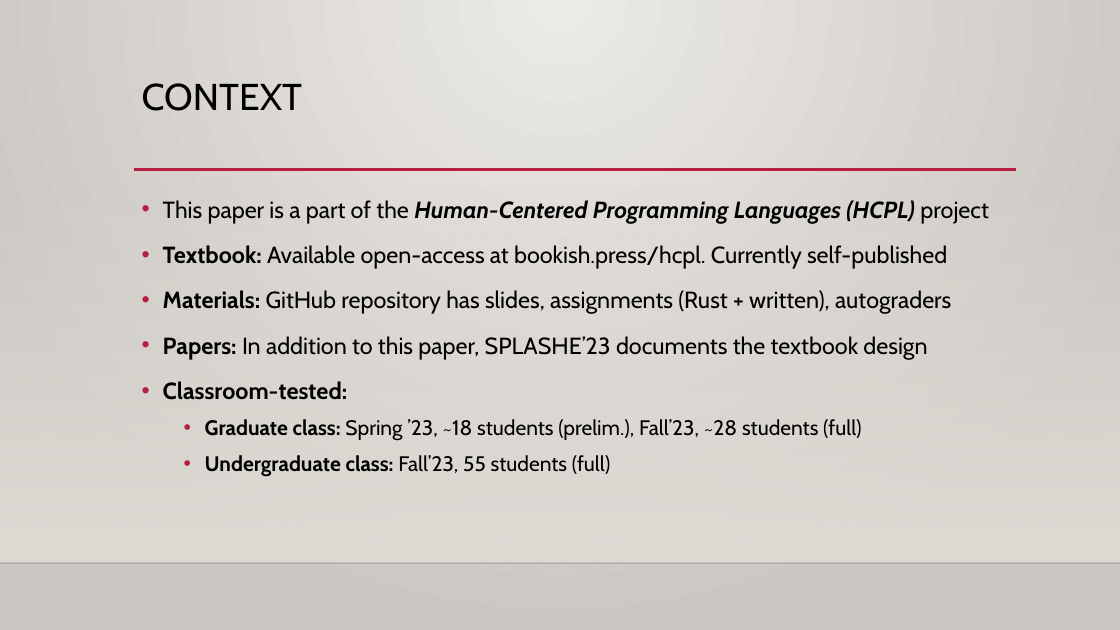
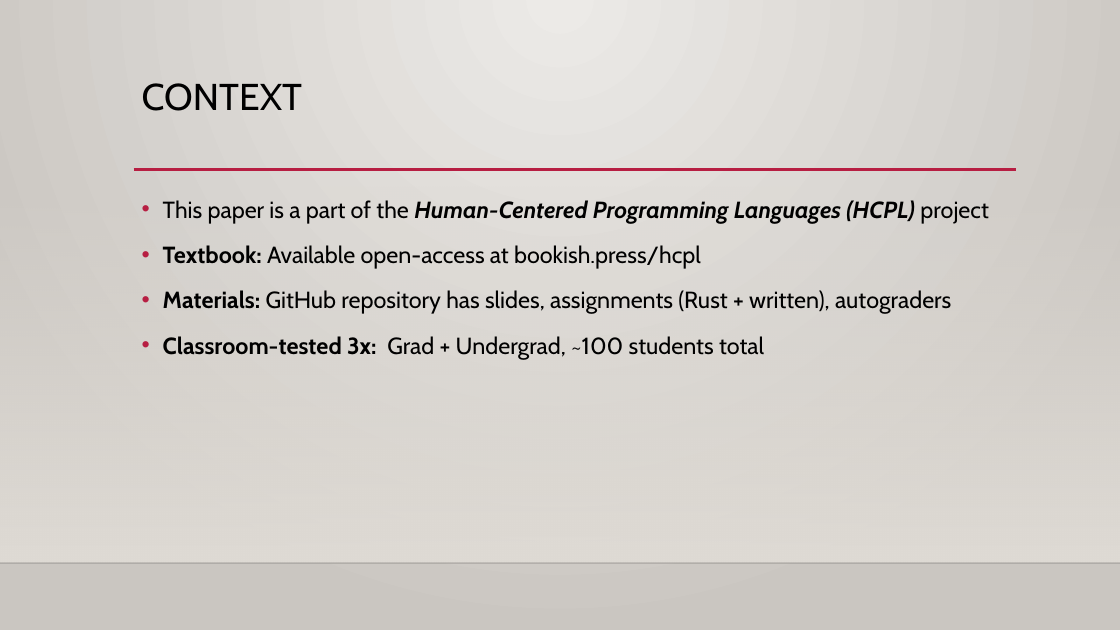
Before and after one commit to rbohrer/pl-course, a slide deck: slide 4 of hcpl/tfpie24.pptx. Drawn at 1120x630 pixels with LibreOffice and Linux fonts; fonts in the diff are those of the drawing; background and template pictures are left out. Boxes give left, top, right and bottom in pixels: in the first picture for what was removed or moved away, otherwise in the second. Text is boxed around its words. In the diff, an @@ line names an element or a change of style, - is before the commit and + after.

```diff
--- a/hcpl/tfpie24.pptx
+++ b/hcpl/tfpie24.pptx
@@ text at [163, 245, 701, 269]: text changed @@
-• Textbook: Available open-access at bookish.press/hcpl. Currently self-published
+• Textbook: Available open-access at bookish.press/hcpl
@@ text at [163, 336, 764, 360]: text changed; size 18 to 20 pt @@
-• Papers: In addition to this paper, SPLASHE’23 documents the textbook design
-• Classroom-tested:
-  • Graduate class: Spring ’23, ~18 students (prelim.), Fall’23, ~28 students (full)
-  • Undergraduate class: Fall’23, 55 students (full)
+• Classroom-tested 3x: Grad + Undergrad, ~100 students total
```
Also in this commit, not shown: 6 other slides changed.
